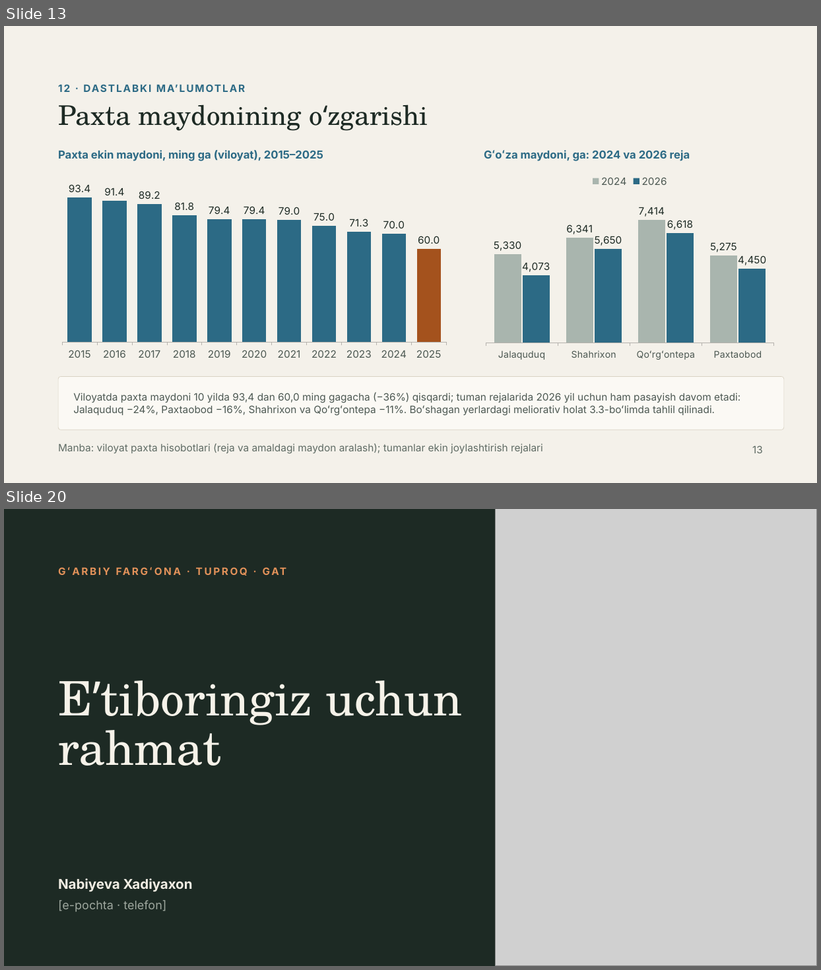
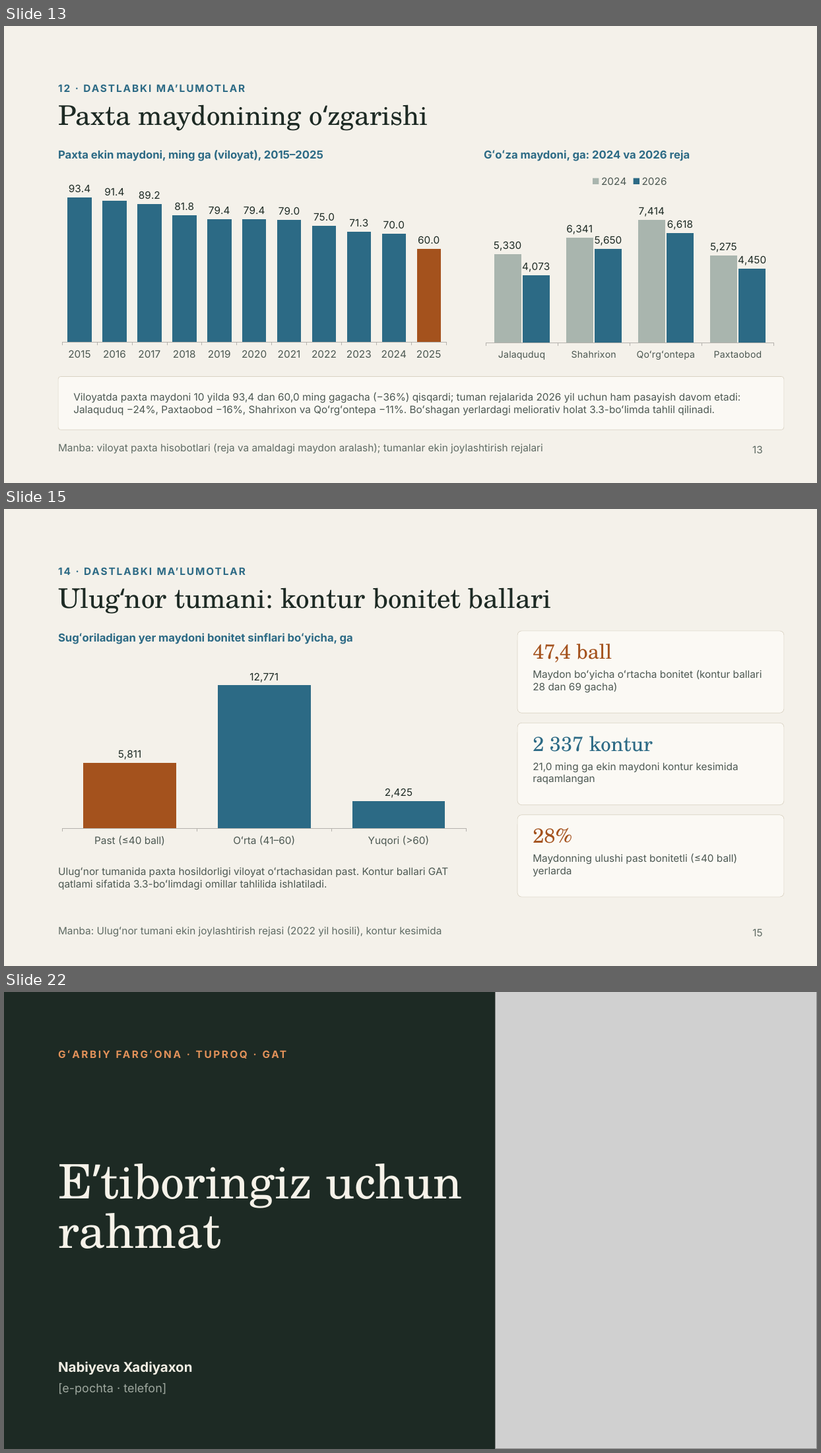
Before and after one commit to Rasuljon007/mirzohid-loyiha, a slide deck: Garbiy_Farg_ona_tuproqlari_GAT_asosida_bashoratlash.pptx. Shown one above the other, each under a label of ours: slides 13 and 20 before the commit, slides 13, 15 and 22 after it; the slides between them are not shown. The pictures are 821x970 and 821x1453 pixels, drawn with LibreOffice and Linux fonts; fonts in the diff are those of the drawing; grey boxes stand for pictures. Boxes give left, top, right and bottom in pixels: in the first picture for what was removed or moved away, otherwise in the second. Text is boxed around its words. In the diff, an @@ line names an element or a change of style, - is before the commit and + after.

```diff
--- a/Garbiy_Farg_ona_tuproqlari_GAT_asosida_bashoratlash.pptx
+++ b/Garbiy_Farg_ona_tuproqlari_GAT_asosida_bashoratlash.pptx
@@ slide 15 added at (4, 509, 817, 966), background #F4F1EA @@
@@ text added at (58, 563, 784, 579), 12 pt, text #2C6A85, bold @@
+14 · DASTLABKI MAʼLUMOTLAR
@@ title added at (174, 588, 552, 609), 32 pt, text #1D2A24 @@
+Ulugʻnor tumani: kontur bonitet ballari
@@ text added at (58, 633, 353, 644), 13 pt, text #2C6A85, bold @@
+Sugʻoriladigan yer maydoni bonitet sinflari boʻyicha, ga
@@ rounded rectangle added at (517, 631, 784, 714), fill #FBF9F4, outline #D9D2C3 0.5 pt @@
@@ text added at (533, 644, 613, 663), 24 pt, text #A4521D @@
+47,4 ball
@@ column chart added at (54, 651, 475, 851) @@
+categories: Past (≤40 ball), Oʻrta (41–60), Yuqori (>60)
+Series 1: 5811, 12771, 2425
@@ text added at (533, 670, 762, 693), 12 pt, text #4C5852 @@
+Maydon boʻyicha oʻrtacha bonitet (kontur ballari 28 dan 69 gacha)
@@ rounded rectangle added at (517, 723, 784, 805), fill #FBF9F4, outline #D9D2C3 0.5 pt @@
@@ text added at (533, 736, 653, 752), 24 pt, text #2C6A85 @@
+2 337 kontur
@@ text added at (533, 762, 739, 785), 12 pt, text #4C5852 @@
+21,0 ming ga ekin maydoni kontur kesimida raqamlangan
@@ rounded rectangle added at (517, 815, 784, 898), fill #FBF9F4, outline #D9D2C3 0.5 pt @@
@@ text added at (533, 828, 572, 844), 24 pt, text #A4521D @@
+28%
@@ text added at (533, 854, 737, 877), 12 pt, text #4C5852 @@
+Maydonning ulushi past bonitetli (≤40 ball) yerlarda
@@ text added at (58, 867, 448, 890), 12 pt, text #4C5852 @@
+Ulugʻnor tumanida paxta hosildorligi viloyat oʻrtachasidan past. Kontur ballari GAT qatlami sifatida 3.3-boʻlimdagi omillar tahlilida ishlatiladi.
@@ text added at (58, 926, 442, 937), 12 pt, text #5F6B64 @@
+Manba: Ulugʻnor tumani ekin joylashtirish rejasi (2022 yil hosili), kontur kesimida
@@ text added at (752, 929, 762, 937), 12 pt, text #5F6B64 @@
+15
@@ what was slide 20 is now slide 22 @@
```
Also in this commit, not shown: 7 slides changed, 1 other slide added.
